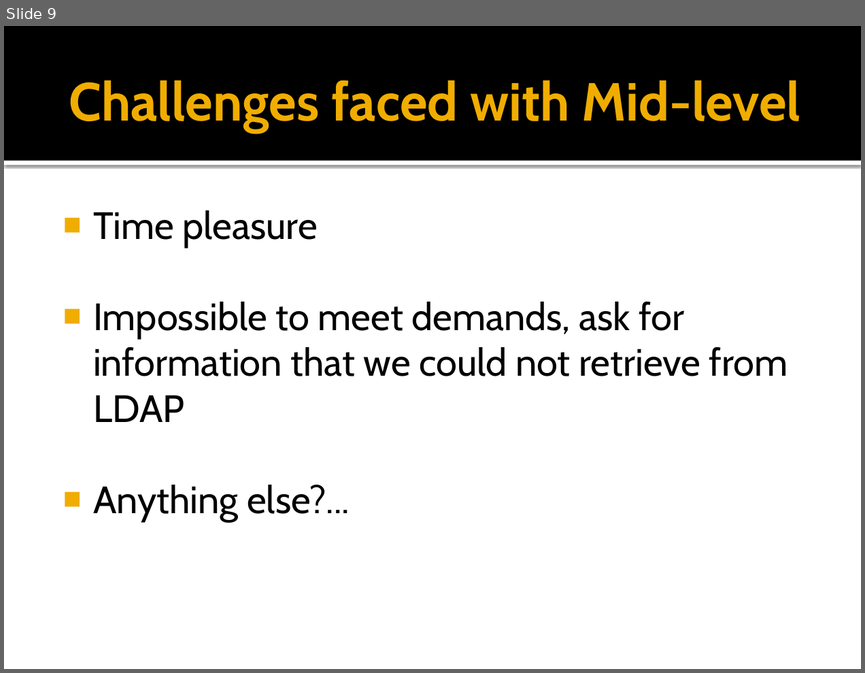
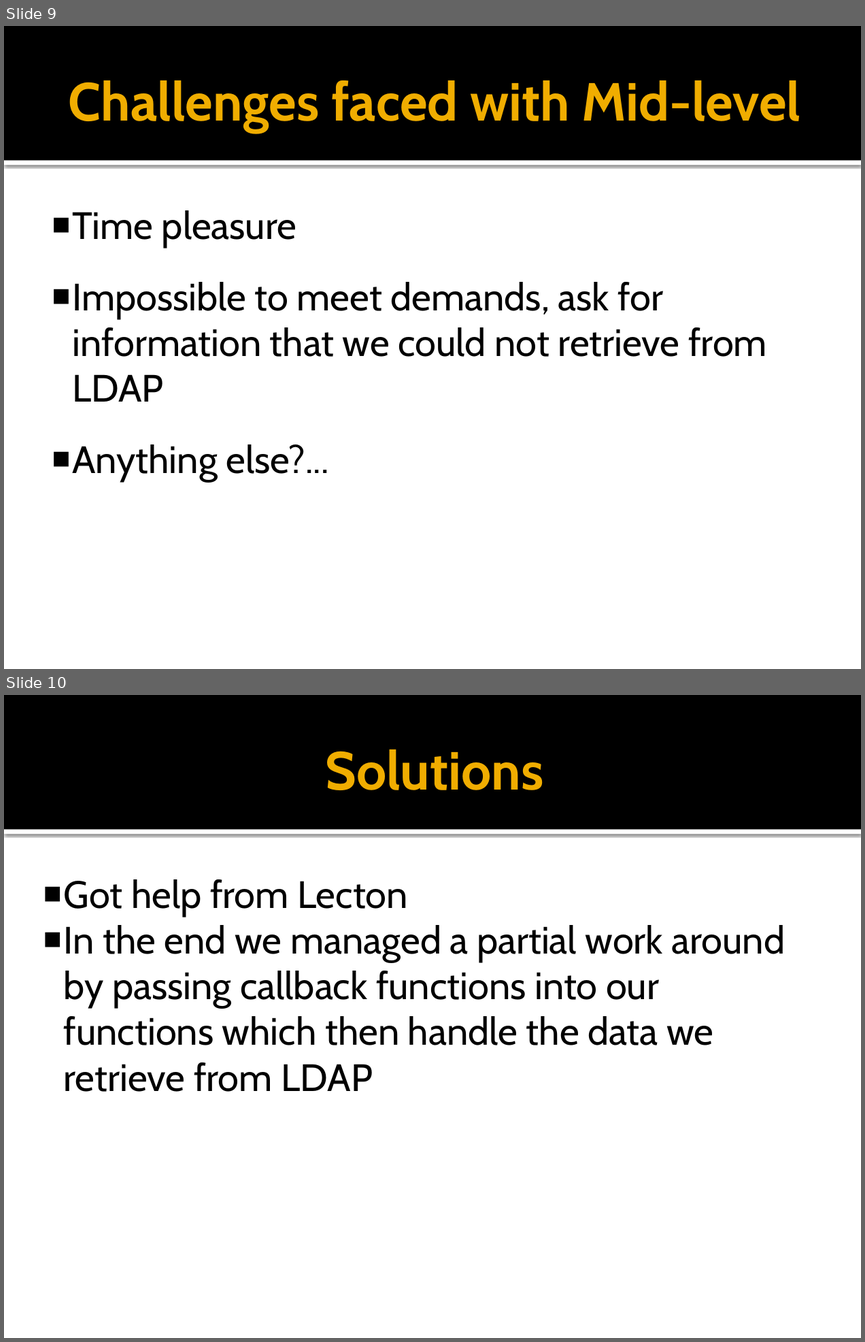
Before and after one commit to erosslee/COS301_CSDS-A, a slide deck: CSDS_a Presentation.pptx. Shown one above the other, each under a label of ours: slide 9 before the commit, slides 9 and 10 after it. The pictures are 865x673 and 865x1342 pixels, drawn with LibreOffice and Linux fonts; fonts in the diff are those of the drawing. Boxes give left, top, right and bottom in pixels: in the first picture for what was removed or moved away, otherwise in the second. Text is boxed around its words. In the diff, an @@ line names an element or a change of style, - is before the commit and + after.

```diff
--- a/CSDS_a Presentation.pptx
+++ b/CSDS_a Presentation.pptx
@@ slide 10 added at [4,695,861,1338], background #FFFFFF; not listed: 2 template elements that a slide beside it also shows @@
@@ text added at [326,749,544,790], 45 pt, text #F0AD00, bold @@
+Solutions
@@ text added at [64,879,785,1091], 32 pt, text #000000 @@
+■ Got help from Lecton
+■ In the end we managed a partial work around by passing callback functions into our functions which then handle the data we retrieve from LDAP
@@ slide 9 changed as well @@
@@ text "Time pleasure" at [72,210,767,482]: indent changed @@
```
Also in this commit, not shown: 9 other slides changed, 1 slide removed.
